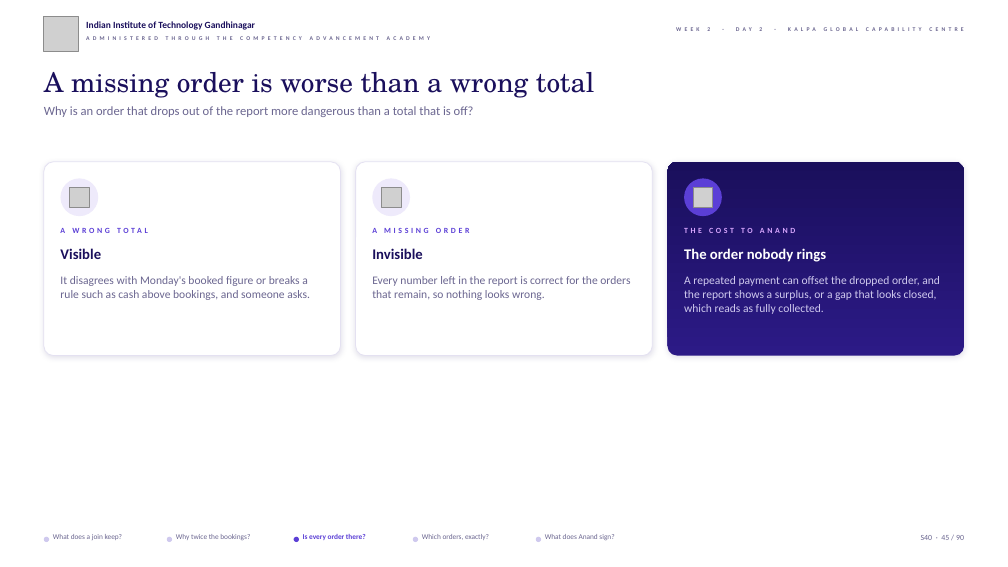
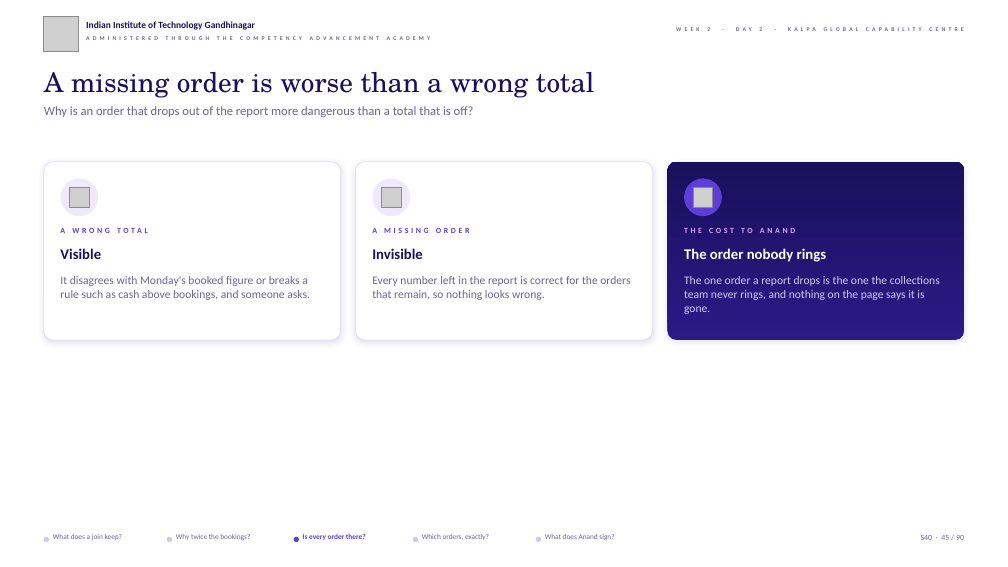
Before and after one commit to fde-academy-lab/c2-content-factory, a slide deck: slide 45 of content/W02/D2/slides/C2_W02_D02_half1_STUDENT.pptx. Drawn at 1008x567 pixels with LibreOffice and Linux fonts; fonts in the diff are those of the drawing; grey boxes stand for pictures; background and template pictures are left out. Boxes give left, top, right and bottom in pixels: in the first picture for what was removed or moved away, otherwise in the second. Text is boxed around its words. In the diff, an @@ line names an element or a change of style, - is before the commit and + after.

```diff
--- a/content/W02/D2/slides/C2_W02_D02_half1_STUDENT.pptx
+++ b/content/W02/D2/slides/C2_W02_D02_half1_STUDENT.pptx
@@ rounded rectangle: place and size @@
-rounded rectangle at [44,162,340,355]
+rounded rectangle at [44,162,340,340]
@@ rounded rectangle: place and size @@
-rounded rectangle at [355,162,652,355]
+rounded rectangle at [355,162,652,340]
@@ rounded rectangle: place and size @@
-rounded rectangle at [668,162,964,355]
+rounded rectangle at [668,162,964,340]
@@ text at [684,276,940,314]: text changed @@
-A repeated payment can offset the dropped order, and the report shows a surplus, or a gap that looks closed, which reads as fully collected.
+The one order a report drops is the one the collections team never rings, and nothing on the page says it is gone.
```
Also in this commit, not shown: 13 other slides changed, 34 other files.
